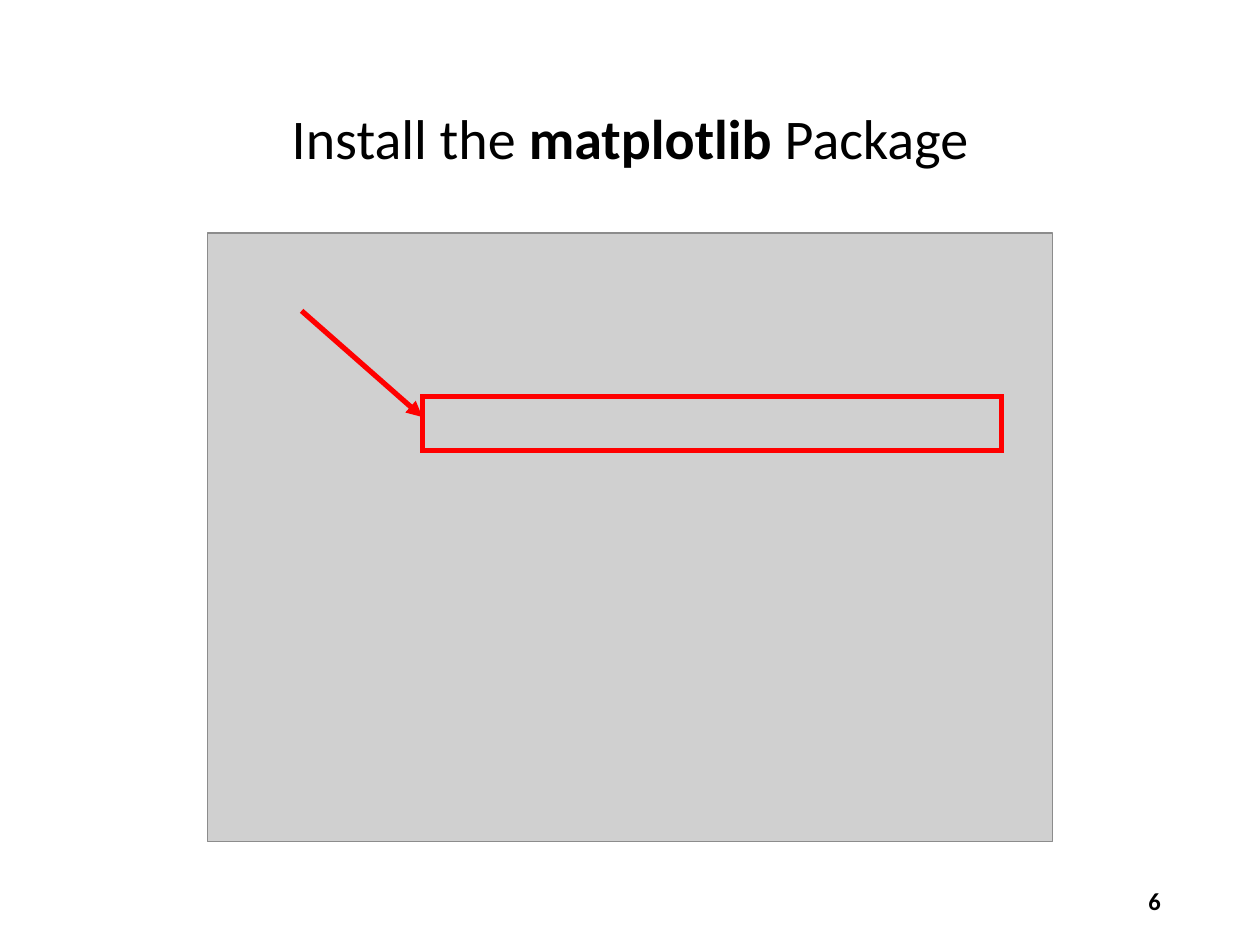
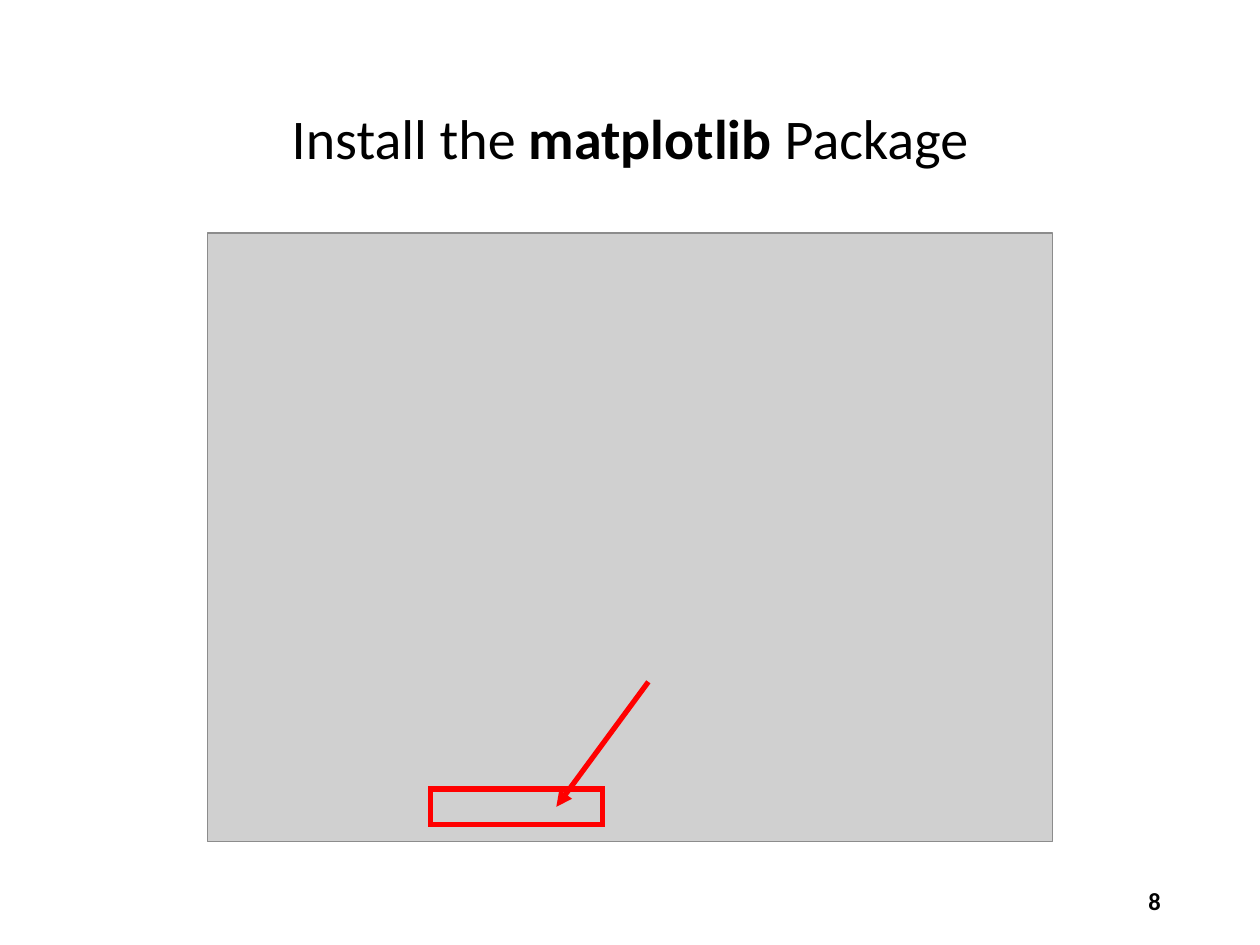
Before and after one commit to dbiersach/scicomp101, a slide deck: slide 8 of Session 03 - Making Line Graphs/Session 03 - Making Line Graphs.pptx (slide 6 before the commit). Drawn at 1260x945 pixels with LibreOffice and Linux fonts; fonts in the diff are those of the drawing; grey boxes stand for pictures. Boxes give left, top, right and bottom in pixels: in the first picture for what was removed or moved away, otherwise in the second. Text is boxed around its words. In the diff, an @@ line names an element or a change of style, - is before the commit and + after.

Commit message:
Update packages

```diff
--- a/Session 03 - Making Line Graphs/Session 03 - Making Line Graphs.pptx
+++ b/Session 03 - Making Line Graphs/Session 03 - Making Line Graphs.pptx
@@ arrow removed from (301, 311) to (422, 417) @@
@@ rectangle removed at (422, 397, 1002, 451) @@
@@ arrow added from (649, 682) to (557, 806), #FF0000 3 pt @@
@@ rectangle added at (430, 789, 602, 824), outline #FF0000 3 pt @@
@@ page number at (1148, 893, 1160, 911): text changed @@
-6
+8
```
Also in this commit, not shown: 2 slides added.
